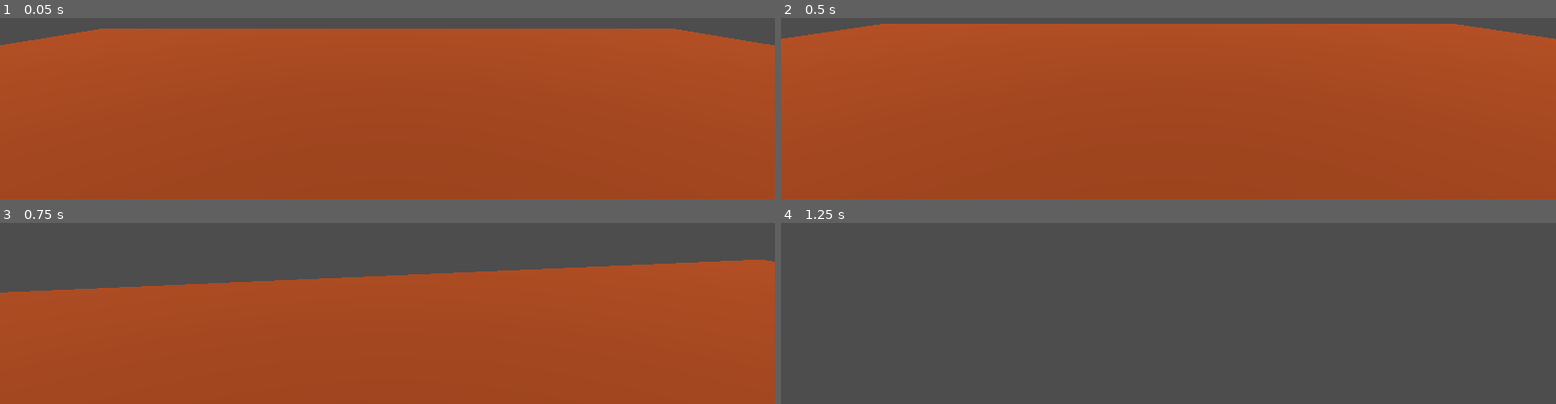
Above: before the commit, frames 1-4 (two rows, left to right).
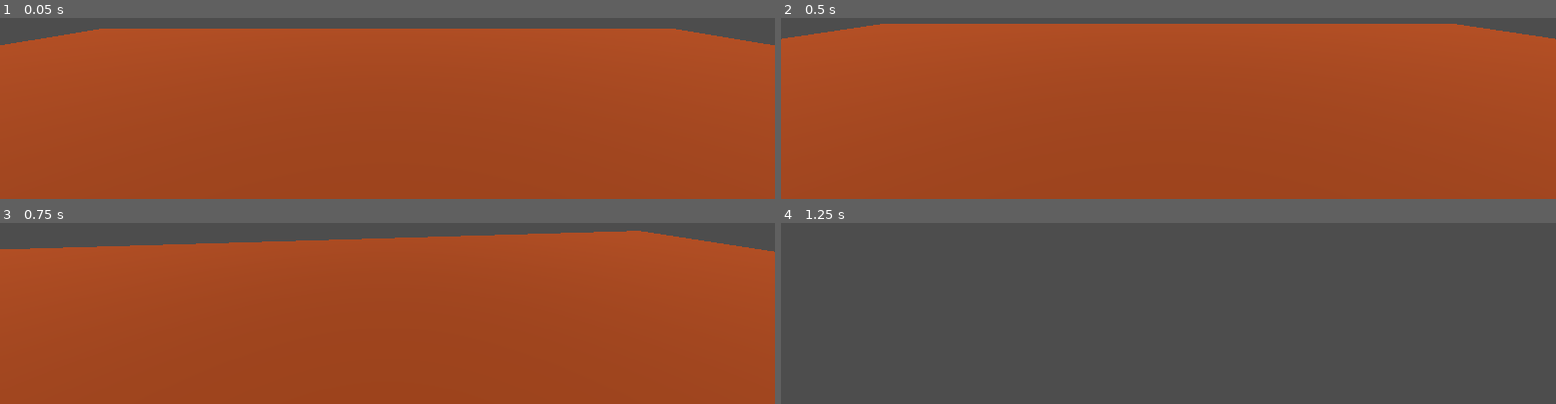
Above: after the commit, the same moments.

Repository: mareluca675/the-well
Game: Godot game, scene res://scenes/main.tscn
Two runs of this game, one before a commit and one after it. Both use one fixed random seed, a clock stepped at 60 frames per second and the inputs below.
Inputs (mouse positions are in pixels of both pictures, inside the frame that each line leads up to):
- Up to frame 1 (0.05 s): no input
- Up to frame 2 (0.5 s): no input
- Up to frame 3 (0.75 s): tap Enter at 0.5 s; move the mouse to (outside the picture) at 0.52 s; hold W (move_forward) from 0.53 s (still down); hold Shift (sprint) from 0.53 s (still down)
- Up to frame 4 (1.25 s): keep holding W (move_forward); keep holding Shift (sprint); tap Space (jump) at 0.77, 0.8, 1.07 s

Frames 1-2 are identical in both runs. In frame 3, 20% of the frame differs, in the area x 0-100%, y 4-39%; in frame 4, nothing differs.

Commit message:
Player movement tweaking.

Diff:
--- a/project.godot
+++ b/project.godot
@@ -48,7 +48,7 @@
 , Object(InputEventKey,"resource_local_to_scene":false,"resource_name":"","device":-1,"window_id":0,"alt_pressed":false …(182 unchanged characters)…
 ]
 }
-sprint={
+run={
 "deadzone": 0.2,
 "events": [Object(InputEventKey,"resource_local_to_scene":false,"resource_name":"","device":-1,"window_id":0,"alt_press …(195 unchanged characters)…
 ]
@@ -56,6 +56,11 @@
 interact={
 "deadzone": 0.2,
 "events": [Object(InputEventKey,"resource_local_to_scene":false,"resource_name":"","device":-1,"window_id":0,"alt_press …(192 unchanged characters)…
+]
+}
+sprint={
+"deadzone": 0.2,
+"events": [Object(InputEventKey,"resource_local_to_scene":false,"resource_name":"","device":-1,"window_id":0,"alt_pressed":false,"shift_pressed":false,"ctrl_pressed":false,"meta_pressed":false,"pressed":false,"keycode":0,"physical_keycode":4194325,"key_label":0,"unicode":0,"location":0,"echo":false,"script":null)
 ]
 }
 
--- a/scenes/player.tscn
+++ b/scenes/player.tscn
@@ -27,7 +27,7 @@
 
 [node name="PlayerRaycast" type="RayCast3D" parent="CharacterBody3D/Head/Camera3D"]
 unique_name_in_owner = true
-target_position = Vector3(0, -1, -12)
+target_position = Vector3(0, -1, -15)
 collision_mask = 128
 
 [node name="UI" type="CanvasLayer" parent="CharacterBody3D"]
--- a/scripts/player_movement.gd
+++ b/scripts/player_movement.gd
@@ -1,21 +1,27 @@
 extends CharacterBody3D
 
 @onready var camera_3d = $Head/Camera3D
+@onready var head = $Head
 
-# movement
+# Movement constants
 const SPEED = 100.0
 const CROUCH_MOD = 0.5
 const SPRINT_MOD = 2
 const JUMP_VELOCITY = 50
 
-# camera
-const CAMERA_SENS = 0.003
+# Camera constants
+const CAMERA_SENS = 0.002
 const CAMERA_V_OFFSET = 0
 const CROUCH_CAMERA_V_OFFSET_MOD = -5
 const BASE_FOV = 75
-const CROUCH_FOV_MOD = 15
-const SPRINT_FOV_MOD = 15
+const CROUCH_FOV_MOD = 0
+const SPRINT_FOV_MOD = -15
 const GRAVITY = 100
+
+# Bob variables
+const BOB_FREQ = 2.4
+const BOB_AMP = 0.08
+var t_bob = 0.0
 
 func _ready():
 	Input.mouse_mode = Input.MOUSE_MODE_CAPTURED
@@ -30,11 +36,6 @@
 
 func _physics_process(delta):
 	# Player movement script
-	if not is_on_floor():
-		velocity.y -= GRAVITY * delta
-
-	if Input.is_action_just_pressed("jump") and is_on_floor():
-		velocity.y = JUMP_VELOCITY
 
 	var input_dir = Input.get_vector("move_left", "move_right", "move_forward", "move_back")
 	var direction = (transform.basis * Vector3(input_dir.x, 0, input_dir.y)).normalized()
@@ -45,6 +46,9 @@
 
 	camera_3d.v_offset = CAMERA_V_OFFSET
 	camera_3d.fov = BASE_FOV
+
+	if Input.is_action_just_pressed("jump") and is_on_floor():
+		velocity.y = JUMP_VELOCITY
 
 	if is_on_floor():
 		if crouching:
@@ -58,12 +62,16 @@
 		else:
 			modifier = 1
 
-	if direction:
-		velocity.x = direction.x * SPEED * modifier
-		velocity.z = direction.z * SPEED * modifier
+		if direction:
+			velocity.x = direction.x * SPEED * modifier
+			velocity.z = direction.z * SPEED * modifier
+		else:
+			velocity.x = lerp(velocity.x, direction.x * SPEED, delta * 7.0)
+			velocity.z = lerp(velocity.z, direction.z * SPEED, delta * 7.0)
 	else:
-		velocity.x = move_toward(velocity.x, 0, SPEED * modifier)
-		velocity.z = move_toward(velocity.z, 0, SPEED * modifier)
+		velocity.y -= GRAVITY * delta
+		velocity.x = lerp(velocity.x, direction.x * SPEED, delta * 3.0)
+		velocity.z = lerp(velocity.z, direction.z * SPEED, delta * 3.0)
 
 	move_and_slide()
 
Empty file added: scripts/camera_3d.gd
Not shown, added: scripts/camera_3d.gd.uid
